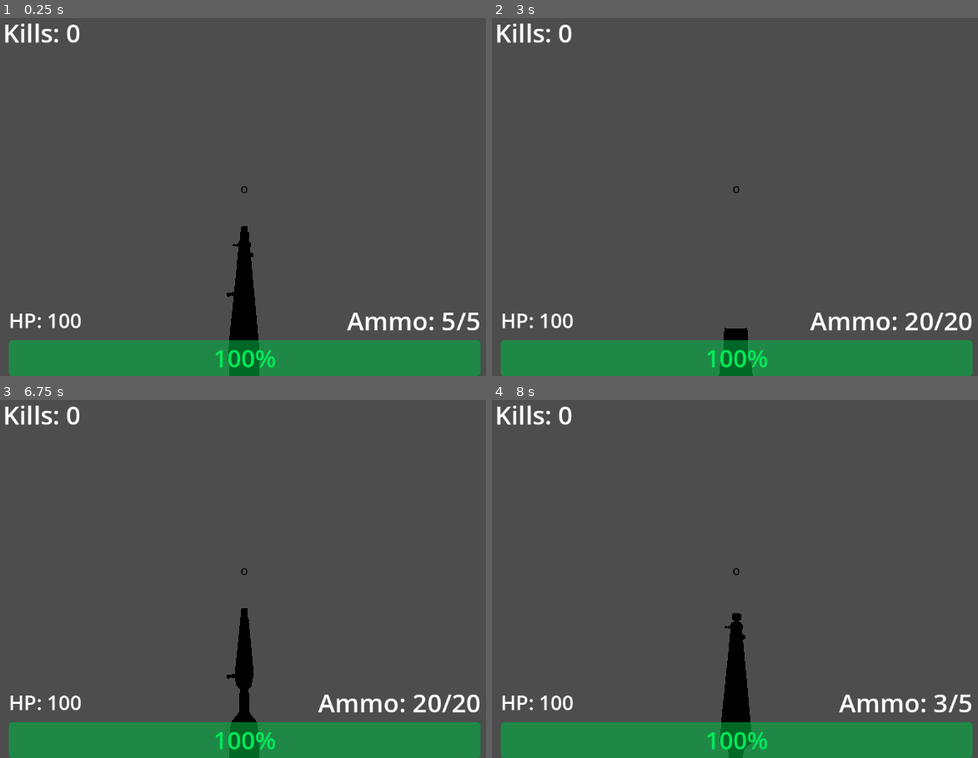
Above: before the commit, frames 1-4 (two rows, left to right).
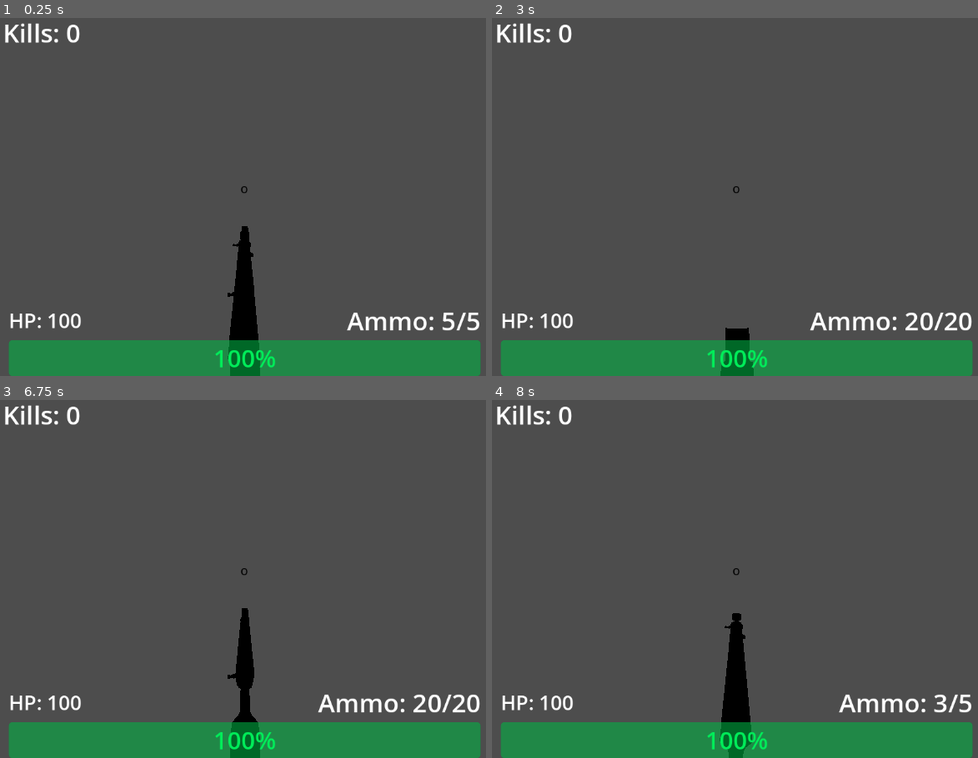
Above: after the commit, the same moments.

Repository: SaebyulH/multiplayer-game
Game: Godot game, scene res://Player.tscn
Two runs of this game, one before a commit and one after it. Both use one fixed random seed, a clock stepped at 60 frames per second and the inputs below. This scene is started directly instead of the project's main scene.
Inputs (mouse positions are in pixels of both pictures, inside the frame that each line leads up to):
- Up to frame 1 (0.25 s): no input
- Up to frame 2 (3 s): tap Enter at 0.5, 2 s; move the mouse to (773, 186) at 0.52 s; hold Right mouse button (ads) 0.53-1.28 s; hold W (forward) from 0.53 s (still down); tap Space (jump) at 0.77, 1.25, 1.52, 2.75 s; move the mouse to (700, 189) at 1.27 s; click (700, 189) at 1.35 s; move the mouse to (754, 182) at 2.02 s; hold Shift (slide) 2.03-2.78 s; move the mouse to (730, 193) at 2.77 s; tap Mouse wheel down (weapon_next) at 2.85 s
- Up to frame 3 (6.75 s): tap Space (jump) at 3.02, 3.77, 4.25, 4.52, 6.02 s; tap Enter at 3.5 s; move the mouse to (296, 575) at 3.52 s; hold Mouse wheel up (weapon_prev) 3.53-4.28 s; move the mouse to (194, 568) at 4.27 s; right-click (194, 568) at 4.35 s; move the mouse to (252, 571) at 5.02 s; press the mouse at (252, 571) at 5.03 s; move the mouse to (218, 564) at 5.77 s; release W (forward) at 5.78 s; release the mouse at (218, 564) at 5.78 s; hold D (right) 5.78-6.53 s; tap Shift (slide) at 5.85 s; move the mouse to (281, 568) at 6.52 s; hold W (forward) from 6.53 s (still down); hold Mouse wheel down (weapon_next) from 6.53 s (still down)
- Up to frame 4 (8 s): keep holding W (forward); tap Space (jump) at 6.77, 7.52 s; move the mouse to (700, 571) at 7.27 s; release Mouse wheel down (weapon_next) at 7.28 s; tap Mouse wheel up (weapon_prev) at 7.35 s

The runs differ from the first frame. In frame 1, less than 0.1% of the frame differs, in the area x 46-54%, y 58-100%; in frame 2, less than 0.1%; in frame 3, 0.1%; in frame 4, less than 0.1%.
Error in both runs: Invalid access to property or key 'respawn_player' on a base object of type 'Window'. (res://player.gd:636)

Commit message:
FIX HEAD

Diff:
--- a/Player.tscn
+++ b/Player.tscn
@@ -11,12 +11,18 @@
 
 [sub_resource type="StandardMaterial3D" id="StandardMaterial3D_kpjcp"]
 albedo_color = Color(0.38735604, 0, 0.14073187, 1)
+emission_enabled = true
+emission = Color(0.7293818, 0.55274343, 0.20701948, 1)
+emission_energy_multiplier = 7.31
 
 [sub_resource type="CapsuleMesh" id="CapsuleMesh_xhfnw"]
 height = 1.5
 
 [sub_resource type="StandardMaterial3D" id="StandardMaterial3D_cxr5p"]
 albedo_color = Color(1, 0.35684806, 0.5079961, 1)
+emission_enabled = true
+emission = Color(0.97597724, 0.3642801, 0.34752083, 1)
+emission_energy_multiplier = 16.0
 
 [sub_resource type="CapsuleMesh" id="CapsuleMesh_cxr5p"]
 radius = 0.25
@@ -122,7 +128,7 @@
 mesh = SubResource("CapsuleMesh_cxr5p")
 
 [node name="Head" type="Node3D" parent="." unique_id=310579590]
-transform = Transform3D(1, 0, 0, 0, 1, 0, 0, 0, 1, 0, 0.73080194, 0)
+transform = Transform3D(1, 0, 0, 0, 1, 0, 0, 0, 1, 0, 0.73080194, -0.5232969)
 
 [node name="Camera3D" type="Camera3D" parent="Head" unique_id=1949569597]
 
@@ -132,6 +138,7 @@
 [node name="Sniper" parent="Head/GunSocket" unique_id=345758277 instance=ExtResource("3_tdg3f")]
 
 [node name="Gun" parent="Head/GunSocket" unique_id=235050932 instance=ExtResource("2_tdg3f")]
+transform = Transform3D(1, 0, 0, 0, 1, 0, 0, 0, 1, 0.0028017762, 0, 0.0015054939)
 
 [node name="CanvasLayer" type="CanvasLayer" parent="." unique_id=1728018687]
 
